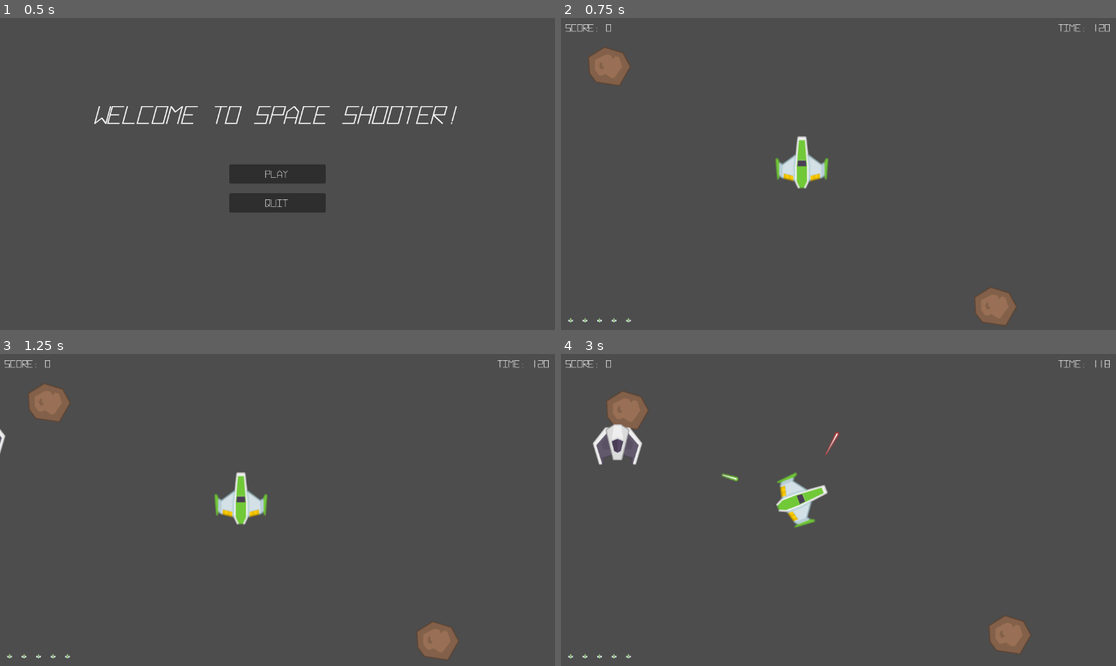
Above: before the commit, frames 1-4 (two rows, left to right).
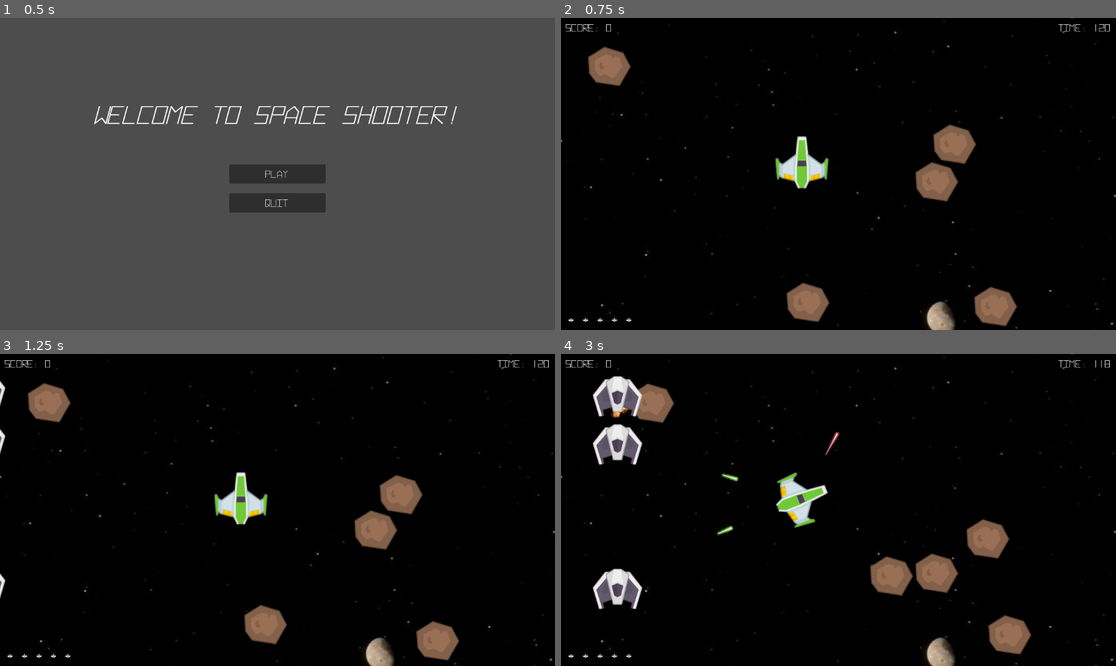
Above: after the commit, the same moments.

Repository: awittig03/space-shooter
Game: Godot game, scene res://UI/main_menu.tscn
Two runs of this game, one before a commit and one after it. Both use one fixed random seed, a clock stepped at 60 frames per second and the inputs below.
Inputs:
- Up to frame 1 (0.5 s): no input
- Up to frame 2 (0.75 s): click "Play" at 0.5 s
- Up to frame 3 (1.25 s): no input
- Up to frame 4 (3 s): hold D (Right) 1.28-2.03 s; tap Space (Shoot) at 1.35, 2.1, 2.85 s; hold A (Left) 2.03-2.78 s; hold D (Right) from 2.78 s (still down)

Frame 1 is identical in both runs. In frame 2, 98% of the frame differs, in the area x 0-100%, y 0-100%; in frame 3, 98%; in frame 4, 97%.

Commit message:
Added graphics and others

Diff:
--- a/game.tscn
+++ b/game.tscn
@@ -1,5 +1,6 @@
-[gd_scene load_steps=8 format=3 uid="uid://bymestjd04any"]
+[gd_scene load_steps=10 format=3 uid="uid://bymestjd04any"]
 
+[ext_resource type="Texture2D" uid="uid://b16njcllrmlb5" path="res://Assets/Backgrounds/jpegPIA25258.jpg" id="1_yg102"]
 [ext_resource type="PackedScene" uid="uid://ba2mfij4jkis1" path="res://player/player.tscn" id="1_yupnn"]
 [ext_resource type="Script" path="res://player/Player_Container.gd" id="2_fq66f"]
 [ext_resource type="PackedScene" uid="uid://b6701dp0ce58o" path="res://asteroid.tscn" id="2_pyl5d"]
@@ -7,8 +8,14 @@
 [ext_resource type="Script" path="res://UI/HUD.gd" id="5_hbgfb"]
 [ext_resource type="FontFile" uid="uid://cqaeec5xbmmko" path="res://UI/Hyperspace Bold.otf" id="5_vub5q"]
 [ext_resource type="Script" path="res://UI/Menu.gd" id="7_p3y7u"]
+[ext_resource type="AudioStream" uid="uid://cnw1gw71lnnx" path="res://Assets/Bonus/Chad Crouch - Space.mp3" id="9_mdlc2"]
 
 [node name="Game" type="Node2D"]
+
+[node name="Background" type="Sprite2D" parent="."]
+position = Vector2(635.1, 812.005)
+scale = Vector2(1.66392, 1.63138)
+texture = ExtResource("1_yg102")
 
 [node name="asteroid_container" type="Node2D" parent="."]
 
@@ -17,6 +24,15 @@
 
 [node name="Asteroid2" parent="asteroid_container" instance=ExtResource("2_pyl5d")]
 position = Vector2(900, 600)
+
+[node name="Asteroid3" parent="asteroid_container" instance=ExtResource("2_pyl5d")]
+position = Vector2(500, 600)
+
+[node name="Asteroid4" parent="asteroid_container" instance=ExtResource("2_pyl5d")]
+position = Vector2(800, 900)
+
+[node name="Asteroid5" parent="asteroid_container" instance=ExtResource("2_pyl5d")]
+position = Vector2(800, 300)
 
 [node name="Effects" type="Node2D" parent="."]
 
@@ -29,7 +45,13 @@
 [node name="Enemy_Container" type="Node2D" parent="."]
 
 [node name="Enemy" parent="Enemy_Container" instance=ExtResource("3_37ipq")]
-position = Vector2(750, 100)
+position = Vector2(300, 100)
+
+[node name="Enemy2" parent="Enemy_Container" instance=ExtResource("3_37ipq")]
+position = Vector2(400, 400)
+
+[node name="Enemy3" parent="Enemy_Container" instance=ExtResource("3_37ipq")]
+position = Vector2(750, 500)
 
 [node name="UI" type="CanvasLayer" parent="."]
 
@@ -72,6 +94,10 @@
 anchors_preset = 15
 anchor_right = 1.0
 anchor_bottom = 1.0
+offset_left = 1.0
+offset_top = -1.0
+offset_right = 1.0
+offset_bottom = -1.0
 grow_horizontal = 2
 grow_vertical = 2
 
@@ -146,6 +172,11 @@
 theme_override_font_sizes/font_size = 20
 text = "Quit"
 
+[node name="Music" type="AudioStreamPlayer" parent="."]
+process_mode = 1
+stream = ExtResource("9_mdlc2")
+autoplay = true
+
 [connection signal="timeout" from="UI/HUD/Timer" to="UI/HUD" method="_on_timer_timeout"]
 [connection signal="pressed" from="UI/Menu/Restart" to="UI/Menu" method="_on_restart_pressed"]
 [connection signal="pressed" from="UI/Menu/Quit" to="UI/Menu" method="_on_quit_pressed"]
Binary file added: Assets/Backgrounds/background.jpg
Not shown, added: Assets/Backgrounds/background.jpg.import
Binary file added: Assets/Backgrounds/background2.jpg
Not shown, added: Assets/Backgrounds/background2.jpg.import
Binary file added: Assets/Backgrounds/jpegPIA25258.jpg
Not shown, added: Assets/Backgrounds/jpegPIA25258.jpg.import
Not shown, added: Assets/Bonus/Chad Crouch - Space.mp3.import
Not shown, added: Assets/Bonus/Chad Crouch - Space.mp3
